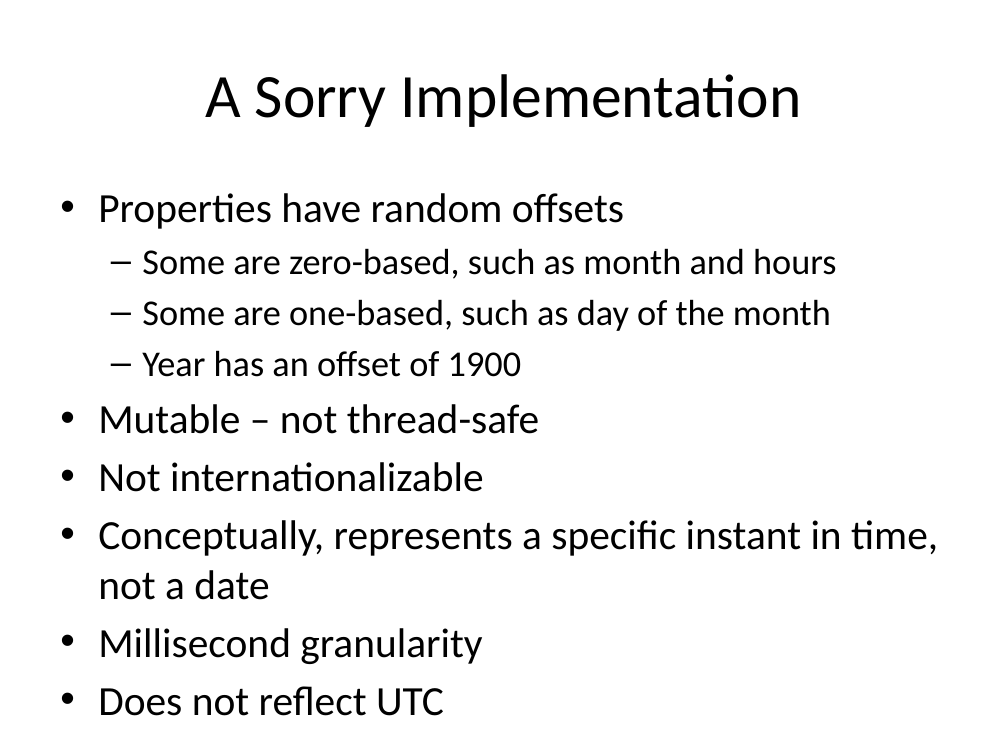
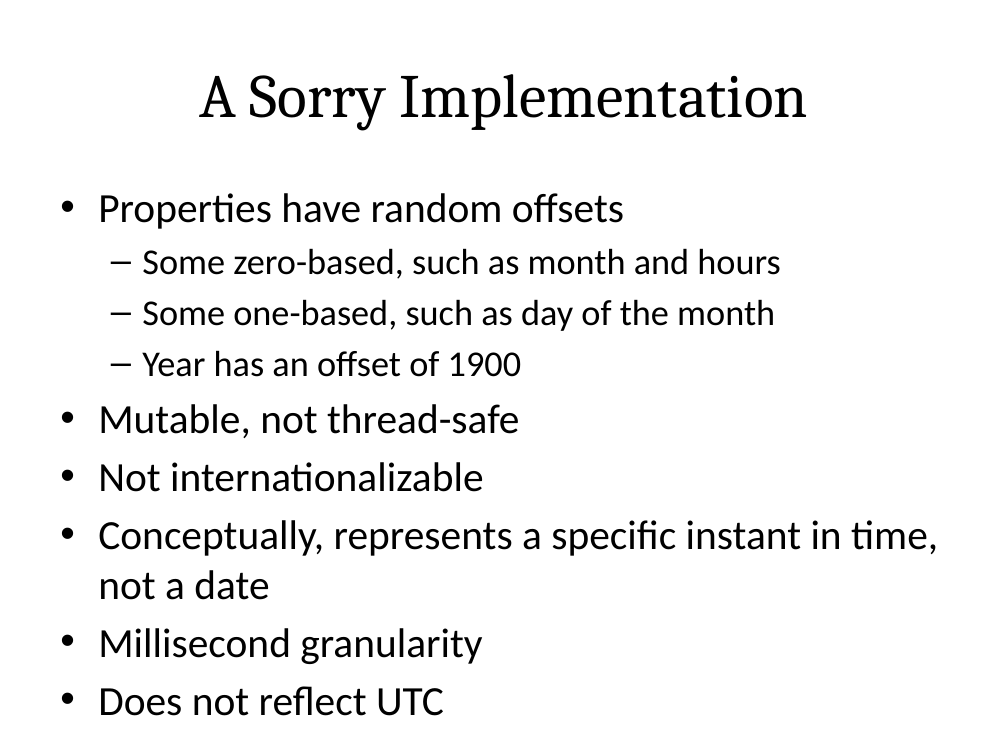
Before and after one commit to sualeh/make-a-date, a slide deck: slide 3 of Java 8 Date and Time API.pptx. Drawn at 1008x756 pixels with LibreOffice and Linux fonts; fonts in the diff are those of the drawing. Boxes give left, top, right and bottom in pixels: in the first picture for what was removed or moved away, otherwise in the second. Text is boxed around its words. In the diff, an @@ line names an element or a change of style, - is before the commit and + after.

```diff
--- a/Java 8 Date and Time API.pptx
+++ b/Java 8 Date and Time API.pptx
@@ title "A Sorry Implementation" at [199, 74, 808, 131]: font Calibri to Cambria @@
@@ text at [142, 248, 780, 331]: text changed @@
-  – Some are zero-based, such as month and hours
-  – Some are one-based, such as day of the month
+  – Some zero-based, such as month and hours
+  – Some one-based, such as day of the month
@@ text at [98, 404, 519, 438]: text changed @@
-• Mutable – not thread-safe
+• Mutable, not thread-safe
```
Also in this commit, not shown: 42 other slides changed.
